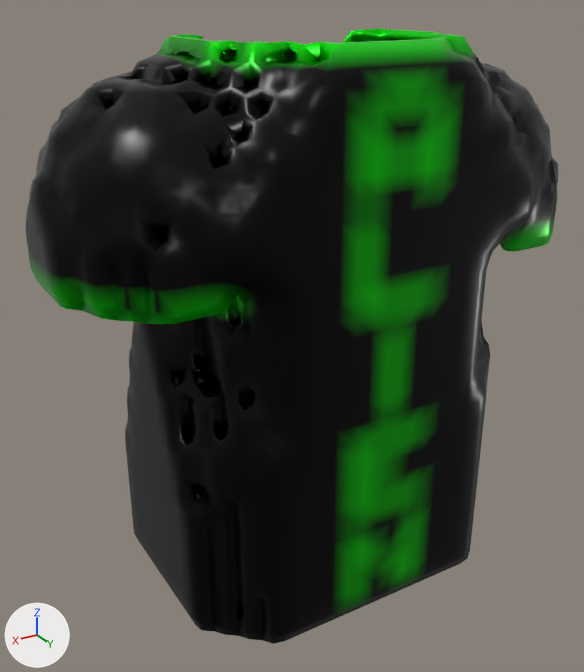
An edit to the glTF model glb/smooth/2001-3000/2813.glb, drawn before and after from the same camera.
Camera for both pictures: a camera (50 mm lens) standing at (1.21, 1.93, 1.699) and looking at (0.053, 0.001, 0.735). Arrows for +X, +Y and +Z are at lower left; the lights stay in place. Vertices at the same position are counted once.
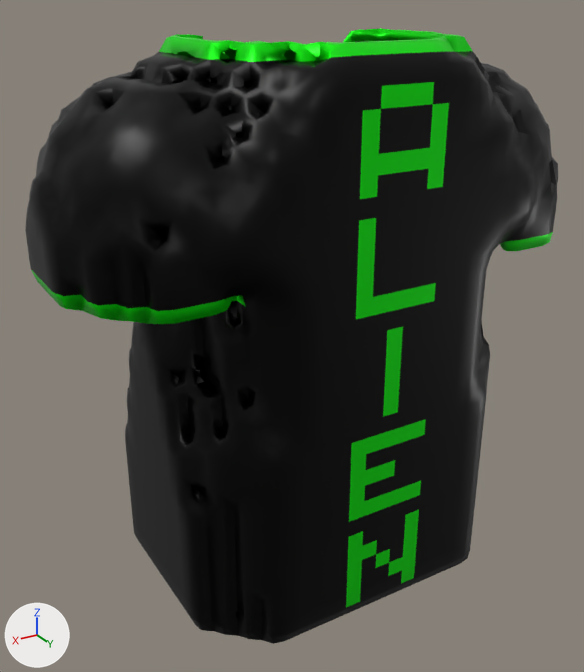
Scene script edits in JSON lines:
```json
{"block": "me_mesh_0", "where": "# used by ob_mesh_0; location = (0.0, 0.0, 0.0)"}
{"op": "remove", "block": "me_mesh_0", "code": "me_mesh_0.from_pydata(...)  # 4211 vertices, 8728 faces; spans x -0.78..0.78, y -0.43..0.43, z 0.01..1.59"}
{"op": "add", "block": "me_mesh_0", "code": "me_mesh_0.from_pydata(...)  # 4035 vertices, 8258 faces; spans x -0.78..0.78, y -0.43..0.43, z 0.01..1.59"}
{"block": "me_mesh_0", "change": "me_mesh_0 part 1: 130 vertices removed from x -0.17..0.17, y 0.34..0.43, z 0.01..1.54; 3 vertices added at x -0.03..0.08, y 0.43, z 0.45..1.0"}
{"block": "me_mesh_0", "change": "me_mesh_0 part 2: 1615 kept faces spanning x -0.78..0.78, y -0.43..0.43, z 0.05..1.59 get new vertex colours"}
```

Location of each change, [x1, y1, x2, y2] in pixels of the pictures (584 x 672 px):
```json
{"part": 1, "of": "me_mesh_0", "change": "cut back", "before": [300, 66, 463, 634], "after": [364, 169, 428, 501]}
{"part": 2, "of": "me_mesh_0", "change": "recoloured", "before": [28, 31, 555, 608], "after": [28, 31, 555, 608]}
```
